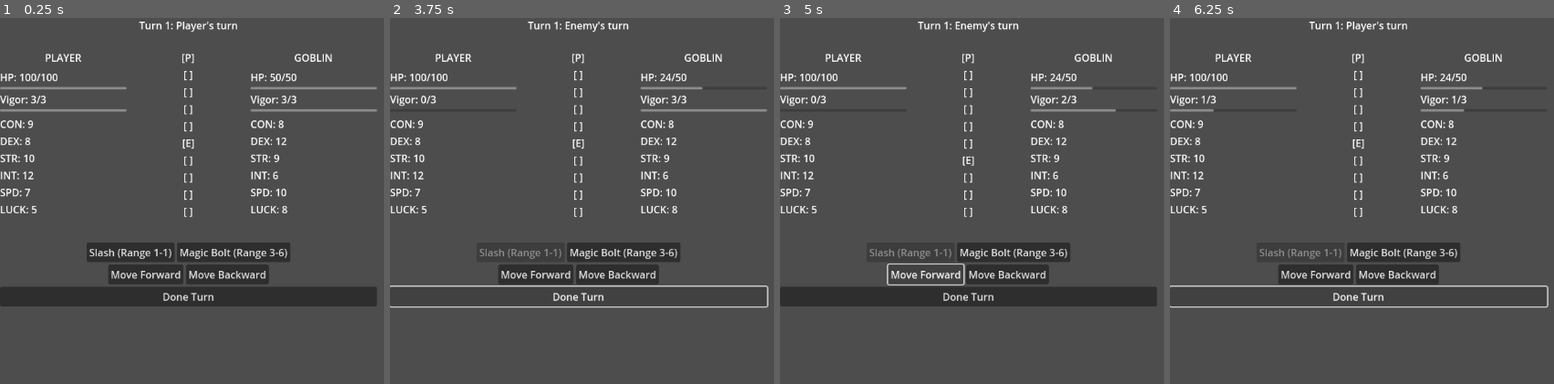
Above: before the commit, frames 1-4 (left to right).
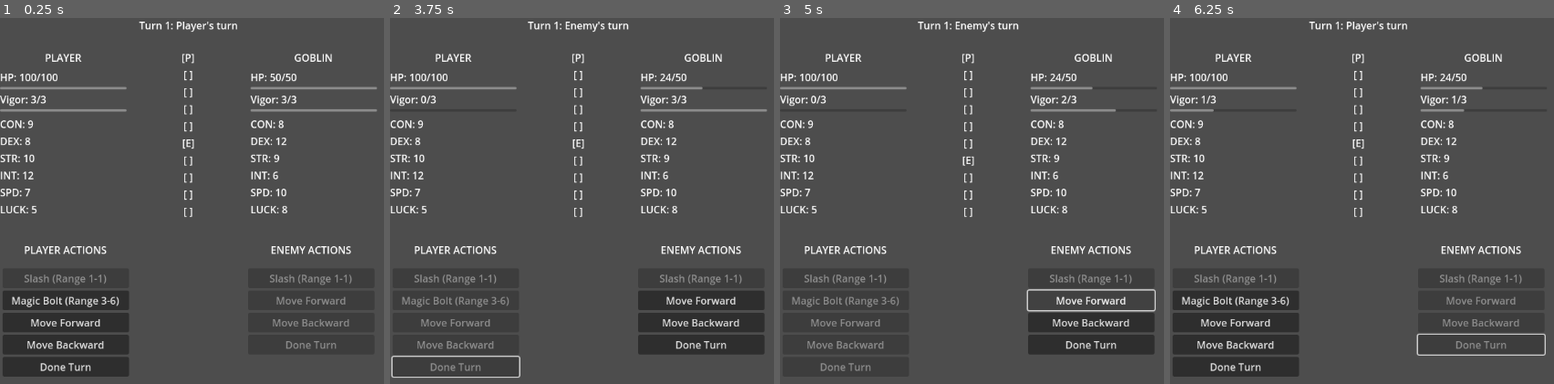
Above: after the commit, the same moments.

Repository: theoskille/project-dither
Game: Godot game, scene res://Main.tscn
Two runs of this game, one before a commit and one after it. Both use one fixed random seed, a clock stepped at 60 frames per second and the inputs below.
Inputs (mouse positions are in pixels of both pictures, inside the frame that each line leads up to):
- Up to frame 1 (0.25 s): no input
- Up to frame 2 (3.75 s): click (520, 252) at 0.5 s, where only the run before the commit has a clickable "Slash (Range 1-1)"; click "Magic Bolt (Range 3-6)" at 1.25 s; click "Move Forward" at 2 s; click "Move Backward" at 2.75 s; click "Done Turn" at 3.5 s
- Up to frame 3 (5 s): click "Move Forward" at 4.25 s
- Up to frame 4 (6.25 s): click "Move Backward" at 5 s; click "Done Turn" at 5.75 s

The runs differ from the first frame. In frame 1, 13% of the frame differs, in the area x 0-99%, y 61-99%; in frame 2, 9.8%; in frame 3, 10%; in frame 4, 11%.

Commit message:
add action panels

Diff:
--- a/Main.gd
+++ b/Main.gd
@@ -2,13 +2,10 @@
 
 var player_stats_panel: VBoxContainer
 var enemy_stats_panel: VBoxContainer
+var player_action_panel: VBoxContainer
+var enemy_action_panel: VBoxContainer
 var turn_indicator: Label
 var battlefield_display: VBoxContainer
-var attack_buttons: Array[Button] = []
-var attack_container: HBoxContainer
-var move_forward_button: Button
-var move_backward_button: Button
-var done_turn_button: Button
 
 func _ready():
 	_build_ui()
@@ -65,115 +62,35 @@
 	enemy_stats_panel.custom_minimum_size = Vector2(200, 0)
 	middle_hbox.add_child(enemy_stats_panel)
 
-	# Spacer before controls
+	# Spacer before action panels
 	var bottom_spacer = Control.new()
 	bottom_spacer.custom_minimum_size = Vector2(0, 30)
 	main_vbox.add_child(bottom_spacer)
 
-	# Controls section at bottom
-	var controls_vbox = VBoxContainer.new()
-	controls_vbox.alignment = BoxContainer.ALIGNMENT_CENTER
-	main_vbox.add_child(controls_vbox)
+	# Action panels section (split left/right)
+	var actions_hbox = HBoxContainer.new()
+	actions_hbox.alignment = BoxContainer.ALIGNMENT_CENTER
+	main_vbox.add_child(actions_hbox)
 
-	# Attack buttons container (horizontal)
-	attack_container = HBoxContainer.new()
-	attack_container.alignment = BoxContainer.ALIGNMENT_CENTER
-	controls_vbox.add_child(attack_container)
-	_rebuild_attack_buttons()
+	# Player action panel (left)
+	player_action_panel = VBoxContainer.new()
+	player_action_panel.set_script(preload("res://src/ui/EntityActionPanel.gd"))
+	player_action_panel.entity_name = "player"
+	player_action_panel.custom_minimum_size = Vector2(200, 0)
+	actions_hbox.add_child(player_action_panel)
 
-	# Movement buttons container
-	var movement_hbox = HBoxContainer.new()
-	movement_hbox.alignment = BoxContainer.ALIGNMENT_CENTER
-	controls_vbox.add_child(movement_hbox)
+	# Spacer between action panels
+	var action_spacer = Control.new()
+	action_spacer.custom_minimum_size = Vector2(180, 0)
+	actions_hbox.add_child(action_spacer)
 
-	move_forward_button = Button.new()
-	move_forward_button.text = "Move Forward"
-	movement_hbox.add_child(move_forward_button)
-
-	move_backward_button = Button.new()
-	move_backward_button.text = "Move Backward"
-	movement_hbox.add_child(move_backward_button)
-
-	# Done turn button
-	done_turn_button = Button.new()
-	done_turn_button.text = "Done Turn"
-	controls_vbox.add_child(done_turn_button)
+	# Enemy action panel (right)
+	enemy_action_panel = VBoxContainer.new()
+	enemy_action_panel.set_script(preload("res://src/ui/EntityActionPanel.gd"))
+	enemy_action_panel.entity_name = "enemy"
+	enemy_action_panel.custom_minimum_size = Vector2(200, 0)
+	actions_hbox.add_child(enemy_action_panel)
 
 func _connect_signals():
-	move_forward_button.pressed.connect(_on_move_forward_pressed)
-	move_backward_button.pressed.connect(_on_move_backward_pressed)
-	done_turn_button.pressed.connect(_on_done_turn_pressed)
-	BattleStateStore.state_changed.connect(_on_state_changed)
-
-func _rebuild_attack_buttons():
-	# Clear existing attack buttons
-	for button in attack_buttons:
-		button.queue_free()
-	attack_buttons.clear()
-
-	# Get current entity's equipped attacks
-	var current_entity = CombatEngine._get_current_turn_entity()
-	var equipped_attacks = BattleStateStore.get_state_value("%s_state.equipped_attacks" % current_entity)
-
-	if equipped_attacks == null:
-		return
-
-	# Create button for each equipped attack
-	for action_id in equipped_attacks:
-		var action_data = AttackDatabase.get_action(action_id)
-		if action_data == null:
-			continue
-
-		var button = Button.new()
-		button.text = "%s (Range %d-%d)" % [action_data.action_name, action_data.min_range, action_data.max_range]
-		button.pressed.connect(_on_attack_button_pressed.bind(action_id))
-		attack_container.add_child(button)
-		attack_buttons.append(button)
-
-func _on_attack_button_pressed(action_id: String):
-	var action = AttackDatabase.get_action(action_id)
-	var current_entity = CombatEngine._get_current_turn_entity()
-	var target = "enemy" if current_entity == "player" else "player"
-	CombatEngine.execute_move(action, current_entity, target)
-
-func _on_move_forward_pressed():
-	var action = AttackDatabase.get_action("move_forward")
-	var current_entity = CombatEngine._get_current_turn_entity()
-	CombatEngine.execute_move(action, current_entity, current_entity)
-
-func _on_move_backward_pressed():
-	var action = AttackDatabase.get_action("move_backward")
-	var current_entity = CombatEngine._get_current_turn_entity()
-	CombatEngine.execute_move(action, current_entity, current_entity)
-
-func _on_done_turn_pressed():
-	CombatEngine.end_turn()
-
-func _on_state_changed(_property_path: String, _old_value, _new_value):
-	# Rebuild attack buttons if turn changed
-	if _property_path.ends_with("current_turn"):
-		_rebuild_attack_buttons()
-	_update_button_states()
-
-func _update_button_states():
-	var current_entity = CombatEngine._get_current_turn_entity()
-	var current_vigor = BattleStateStore.get_state_value("%s_state.current_vigor" % current_entity)
-	var target = "enemy" if current_entity == "player" else "player"
-
-	# Update dynamic attack buttons
-	var equipped_attacks = BattleStateStore.get_state_value("%s_state.equipped_attacks" % current_entity)
-	if equipped_attacks != null:
-		for i in range(attack_buttons.size()):
-			if i < equipped_attacks.size():
-				var action_id = equipped_attacks[i]
-				attack_buttons[i].disabled = not _can_use_action(action_id, current_entity, target)
-
-	# Update movement buttons
-	move_forward_button.disabled = current_vigor < 1
-	move_backward_button.disabled = current_vigor < 1
-
-func _can_use_action(action_id: String, caster: String, target: String) -> bool:
-	var action = AttackDatabase.get_action(action_id)
-	if action == null:
-		return false
-	return CombatEngine.can_execute_action(action, caster, target)
+	# No signals to connect - EntityActionPanels handle their own signals
+	pass
--- a/data/enemies/goblin.tres
+++ b/data/enemies/goblin.tres
@@ -16,4 +16,4 @@
 "spd": 10,
 "str": 9
 }
-equipped_attacks = Array[String](["slash", "move_forward"])
+equipped_attacks = Array[String](["slash"])
--- a/data/enemies/skeleton.tres
+++ b/data/enemies/skeleton.tres
@@ -16,4 +16,4 @@
 "spd": 12,
 "str": 8
 }
-equipped_attacks = Array[String](["slash", "move_backward"])
+equipped_attacks = Array[String](["slash"])
--- /dev/null
+++ b/src/ui/EntityActionPanel.gd
@@ -0,0 +1,130 @@
+extends VBoxContainer
+
+@export var entity_name: String = "player"
+
+var action_buttons: Array[Button] = []
+var move_forward_button: Button
+var move_backward_button: Button
+var done_turn_button: Button
+
+func _ready():
+	BattleStateStore.state_changed.connect(_on_state_changed)
+	_build_panel()
+	_update_buttons()
+
+func _build_panel():
+	# Title label
+	var title = Label.new()
+	title.text = "%s ACTIONS" % entity_name.to_upper()
+	title.horizontal_alignment = HORIZONTAL_ALIGNMENT_CENTER
+	add_child(title)
+
+	# Spacer
+	var spacer = Control.new()
+	spacer.custom_minimum_size = Vector2(0, 10)
+	add_child(spacer)
+
+	# Movement buttons
+	move_forward_button = Button.new()
+	move_forward_button.text = "Move Forward"
+	move_forward_button.pressed.connect(_on_move_forward_pressed)
+	add_child(move_forward_button)
+
+	move_backward_button = Button.new()
+	move_backward_button.text = "Move Backward"
+	move_backward_button.pressed.connect(_on_move_backward_pressed)
+	add_child(move_backward_button)
+
+	# Done turn button
+	done_turn_button = Button.new()
+	done_turn_button.text = "Done Turn"
+	done_turn_button.pressed.connect(_on_done_turn_pressed)
+	add_child(done_turn_button)
+
+	# Attack buttons will be added dynamically in _rebuild_action_buttons()
+	# They will be inserted before the movement buttons
+	_rebuild_action_buttons()
+
+func _on_state_changed(property_path: String, _old_value, _new_value):
+	# Rebuild attack buttons if equipped attacks changed for this entity
+	if property_path == "%s_state.equipped_attacks" % entity_name:
+		_rebuild_action_buttons()
+
+	# Update button states when turn changes or vigor changes
+	if property_path.ends_with("current_turn_index") or property_path == "%s_state.current_vigor" % entity_name:
+		_update_buttons()
+
+func _rebuild_action_buttons():
+	# Clear existing action buttons
+	for button in action_buttons:
+		button.queue_free()
+	action_buttons.clear()
+
+	# Get equipped attacks for this entity
+	var equipped_attacks = BattleStateStore.get_state_value("%s_state.equipped_attacks" % entity_name)
+	if equipped_attacks == null:
+		return
+
+	# Create button for each equipped attack
+	# Insert position is after title (index 0) and spacer (index 1), so start at index 2
+	var insert_index = 2
+
+	for action_id in equipped_attacks:
+		var action_data = AttackDatabase.get_action(action_id)
+		if action_data == null:
+			continue
+
+		var button = Button.new()
+		button.text = "%s (Range %d-%d)" % [action_data.action_name, action_data.min_range, action_data.max_range]
+		button.pressed.connect(_on_action_button_pressed.bind(action_id))
+
+		# Insert at the current position and increment for next button
+		add_child(button)
+		move_child(button, insert_index)
+		insert_index += 1
+		action_buttons.append(button)
+
+func _update_buttons():
+	var current_entity = CombatEngine._get_current_turn_entity()
+	var is_my_turn = (current_entity == entity_name)
+	var current_vigor = BattleStateStore.get_state_value("%s_state.current_vigor" % entity_name)
+	var target = "enemy" if entity_name == "player" else "player"
+
+	# Update action buttons
+	for i in range(action_buttons.size()):
+		var button = action_buttons[i]
+		var equipped_attacks = BattleStateStore.get_state_value("%s_state.equipped_attacks" % entity_name)
+		if equipped_attacks != null and i < equipped_attacks.size():
+			var action_id = equipped_attacks[i]
+			button.disabled = not is_my_turn or not _can_use_action(action_id, entity_name, target)
+		else:
+			button.disabled = true
+
+	# Update movement buttons
+	move_forward_button.disabled = not is_my_turn or current_vigor < 1
+	move_backward_button.disabled = not is_my_turn or current_vigor < 1
+
+	# Update done turn button
+	done_turn_button.disabled = not is_my_turn
+
+func _can_use_action(action_id: String, caster: String, target: String) -> bool:
+	var action = AttackDatabase.get_action(action_id)
+	if action == null:
+		return false
+	return CombatEngine.can_execute_action(action, caster, target)
+
+func _on_action_button_pressed(action_id: String):
+	var action = AttackDatabase.get_action(action_id)
+	var target = "enemy" if entity_name == "player" else "player"
+	CombatEngine.execute_move(action, entity_name, target)
+
+func _on_move_forward_pressed():
+	var action = AttackDatabase.get_action("move_forward")
+	CombatEngine.execute_move(action, entity_name, entity_name)
+
+func _on_move_backward_pressed():
+	var action = AttackDatabase.get_action("move_backward")
+	CombatEngine.execute_move(action, entity_name, entity_name)
+
+func _on_done_turn_pressed():
+	CombatEngine.end_turn()
Not shown, added: src/ui/EntityActionPanel.gd.uid
